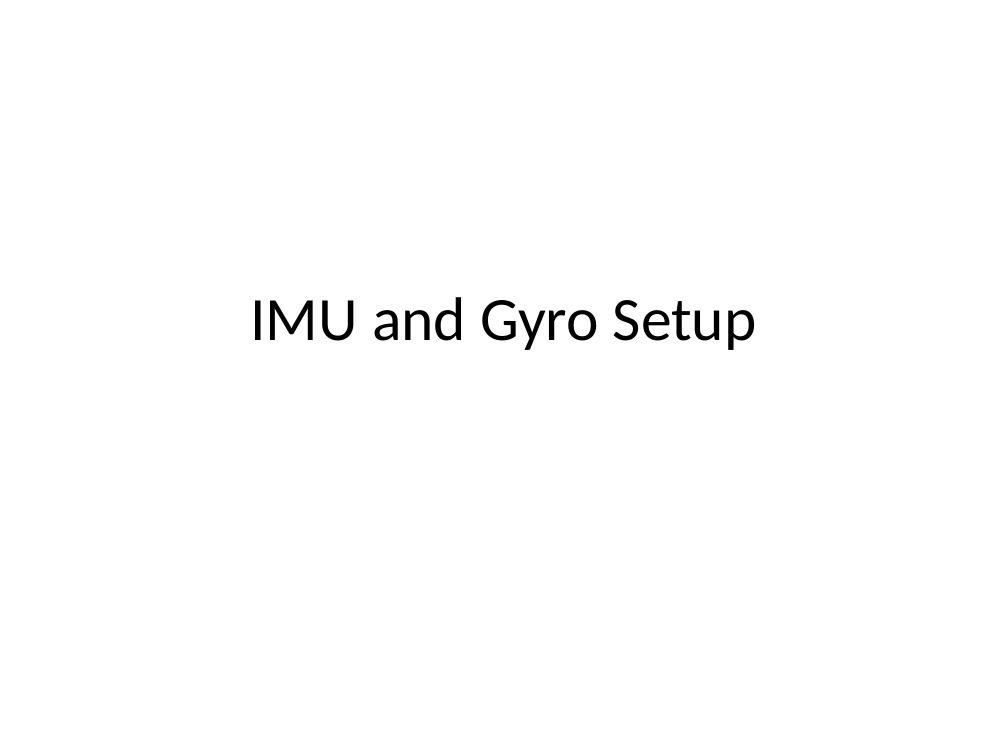
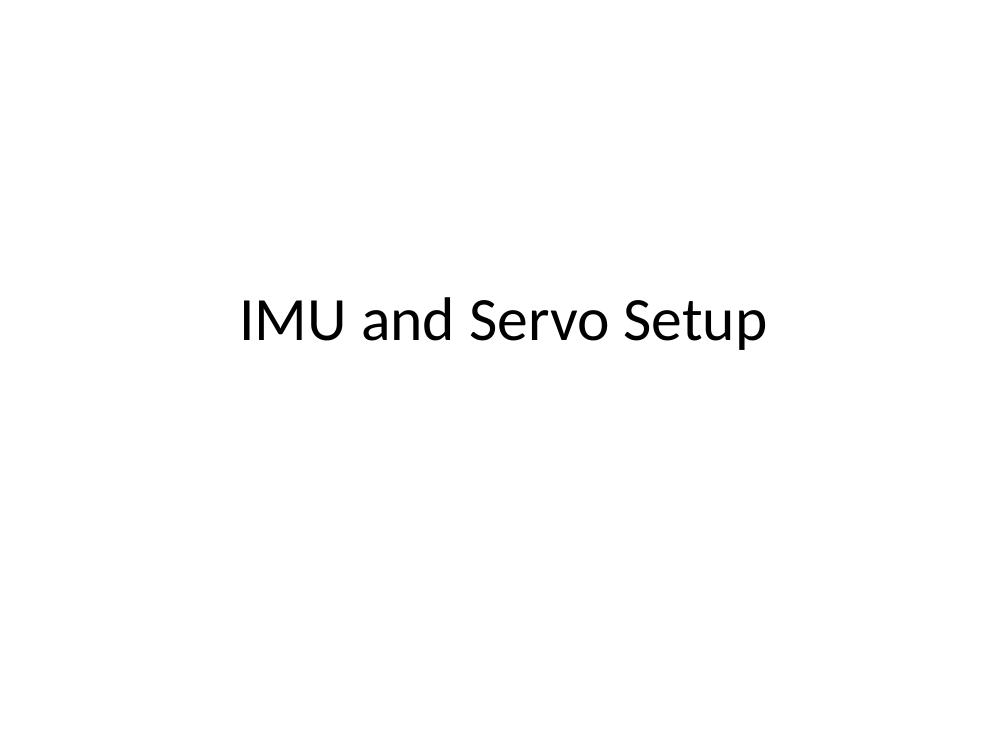
Before and after one commit to ricklon/SelfBalancingBot, a slide deck: slide 1 of docs/IMU_Gyro_Setup.pptx. Drawn at 1008x756 pixels with LibreOffice and Linux fonts; fonts in the diff are those of the drawing. Boxes give left, top, right and bottom in pixels: in the first picture for what was removed or moved away, otherwise in the second. Text is boxed around its words. In the diff, an @@ line names an element or a change of style, - is before the commit and + after.

Commit message:
Sample data, and completed Acc Slides (needs Gyro and Servo)

```diff
--- a/docs/IMU_Gyro_Setup.pptx
+++ b/docs/IMU_Gyro_Setup.pptx
@@ title at (240, 297, 768, 350): text changed @@
-IMU and Gyro Setup
+IMU and Servo Setup
```
Also in this commit, not shown: 1 slide added, 1 other file.
